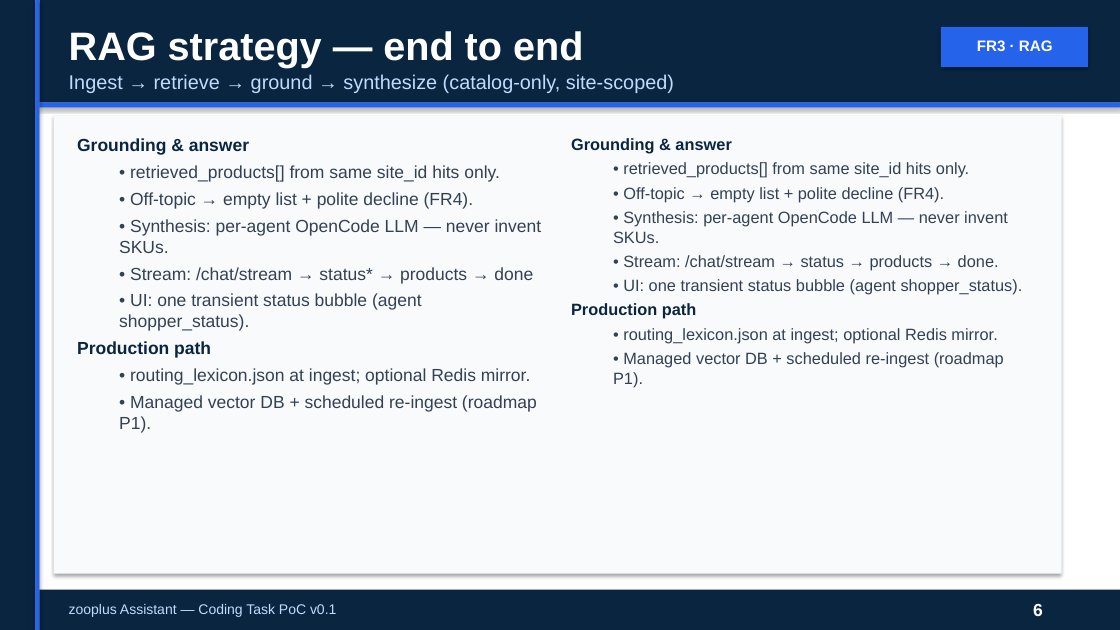
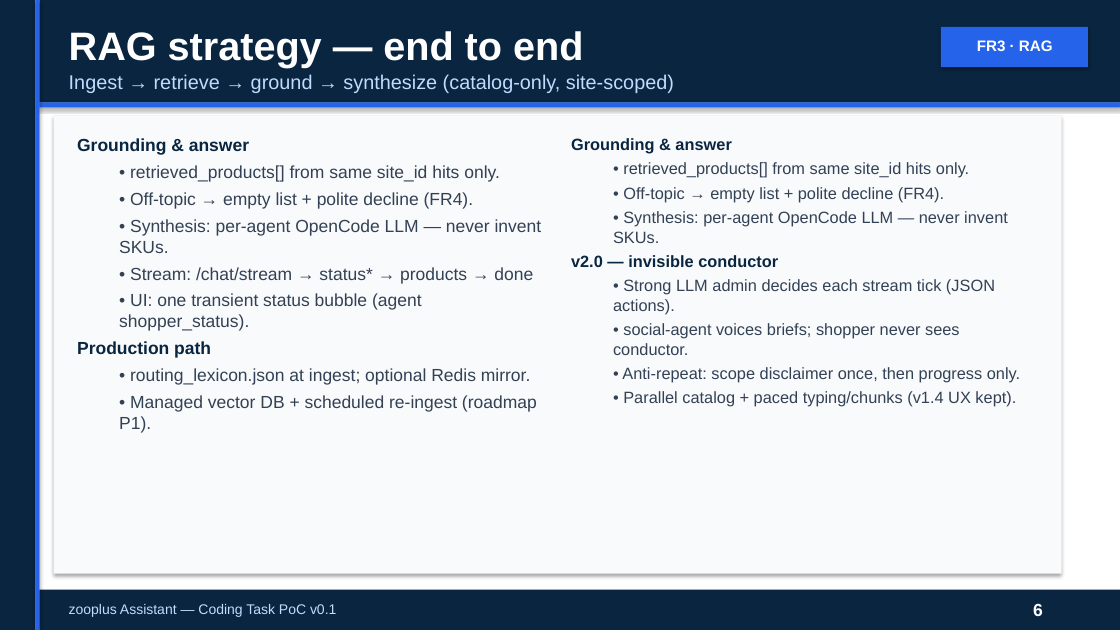
Before and after one commit to peluzzza/PoCAssistantZooplus, a slide deck: slide 6 of docs/deliverables/v0.1/zooplus-assistant-interview-15min-pro.pptx. Drawn at 1120x630 pixels with LibreOffice and Linux fonts; fonts in the diff are those of the drawing. Boxes give left, top, right and bottom in pixels: in the first picture for what was removed or moved away, otherwise in the second. Text is boxed around its words. In the diff, an @@ line names an element or a change of style, - is before the commit and + after.

```diff
--- a/docs/deliverables/v0.1/zooplus-assistant-interview-15min-pro.pptx
+++ b/docs/deliverables/v0.1/zooplus-assistant-interview-15min-pro.pptx
@@ text at [571,255,1020,407]: text changed @@
-  • Stream: /chat/stream → status → products → done.
-  • UI: one transient status bubble (agent shopper_status).
-Production path
-  • routing_lexicon.json at ingest; optional Redis mirror.
-  • Managed vector DB + scheduled re-ingest (roadmap P1).
+v2.0 — invisible conductor
+  • Strong LLM admin decides each stream tick (JSON actions).
+  • social-agent voices briefs; shopper never sees conductor.
+  • Anti-repeat: scope disclaimer once, then progress only.
+  • Parallel catalog + paced typing/chunks (v1.4 UX kept).
```
Also in this commit, not shown: 3 other slides changed, 13 other files.
